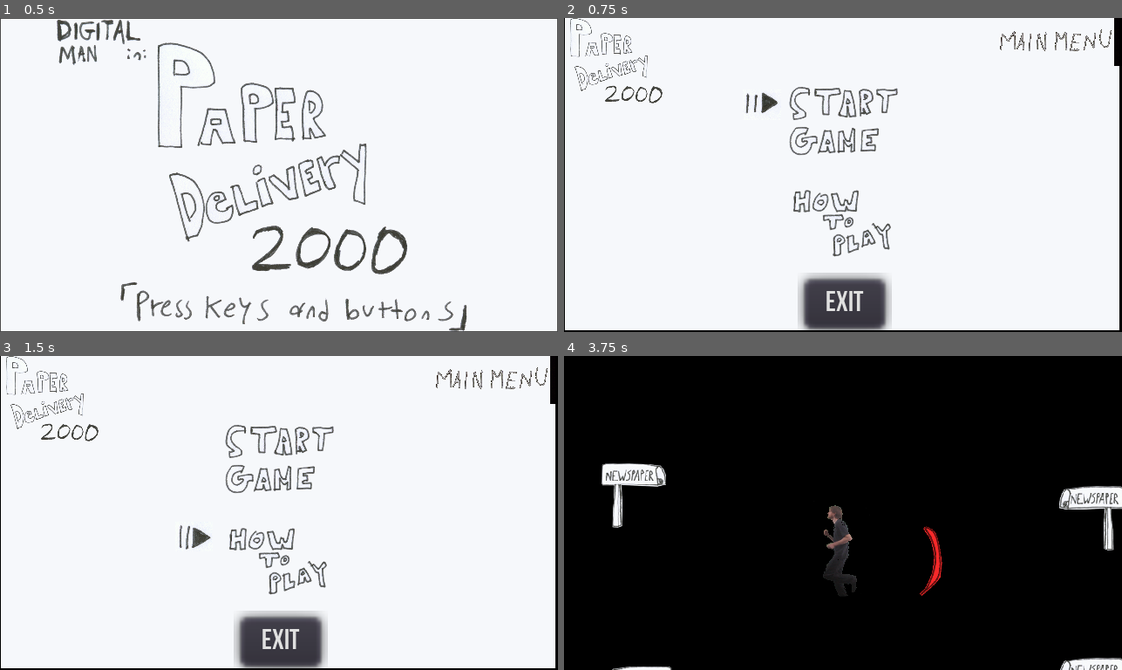
Above: before the commit, frames 1-4 (two rows, left to right).
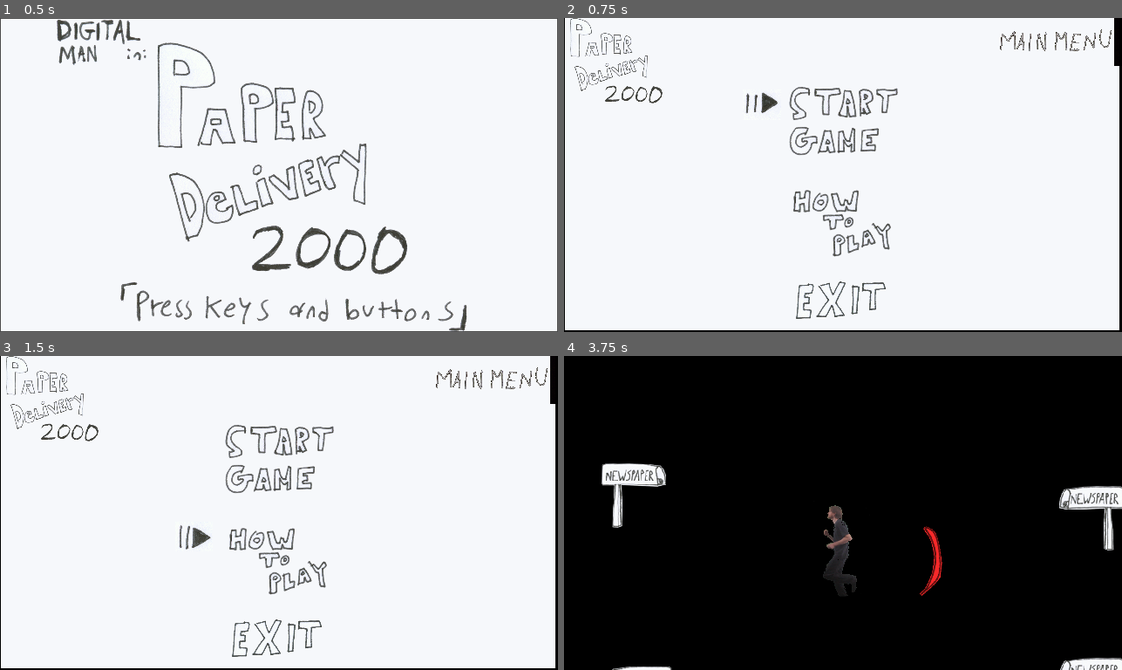
Above: after the commit, the same moments.

Repository: granumignis/PaperDelivery2000
Game: Godot game, scene res://UI/TitleScreen.tscn
Same seed, same stepped clock (60 frames per second), same inputs: the game is played once before the commit and once after it.
Inputs (mouse positions are in pixels of both pictures, inside the frame that each line leads up to):
- Up to frame 1 (0.5 s): no input
- Up to frame 2 (0.75 s): tap Enter (Menu_ChooseOption) at 0.5 s; move the mouse to (965, 159) at 0.52 s; hold Right (ui_right) from 0.53 s (still down)
- Up to frame 3 (1.5 s): tap Space at 1.25 s; move the mouse to (167, 528) at 1.27 s; release Right (ui_right) at 1.28 s; hold Down (ui_down) from 1.28 s (still down)
- Up to frame 4 (3.75 s): tap Enter (Menu_ChooseOption) at 2, 3.5 s; move the mouse to (898, 443) at 2.02 s; release Down (ui_down) at 2.03 s; hold Right (ui_right) 2.03-2.78 s; tap Space at 2.75 s; move the mouse to (815, 575) at 2.77 s; hold Up (ui_up) 2.78-3.53 s; move the mouse to (1010, 560) at 3.52 s; hold Left (ui_left) from 3.53 s (still down)

Frame 1 is identical in both runs. In frame 2, 2.9% of the frame differs, in the area x 41-59%, y 81-100%; in frame 3, 2.9%; in frame 4, nothing differs.

Commit message:
Added hand-drawn 'exit' button to main menu

Diff:
--- a/UI/MainMenu.tscn
+++ b/UI/MainMenu.tscn
@@ -2,7 +2,7 @@
 
 [ext_resource path="res://Art/FontTry/BebasNeue Bold.ttf" type="DynamicFontData" id=1]
 [ext_resource path="res://UI/MainMenu.gd" type="Script" id=2]
-[ext_resource path="res://MainMenu_00.png" type="Texture" id=3]
+[ext_resource path="res://Art/Game-Resolution/MainMenu_01.png" type="Texture" id=3]
 [ext_resource path="res://Art/Game-Resolution/MenuSelecter_StartGame.png" type="Texture" id=4]
 [ext_resource path="res://Art/Game-Resolution/MenuSelecter_HowToPlay.png" type="Texture" id=5]
 
@@ -65,6 +65,7 @@
 }
 
 [node name="ExitButton" type="Button" parent="."]
+visible = false
 margin_left = 69.421
 margin_top = 74.6412
 margin_right = 92.421
Binary file added: Art/Game-Resolution/MainMenu_01.png
Not shown, added: Art/Game-Resolution/MainMenu_01.png.import
Not shown, changed: Art/High-Resolution/MainMenu-Workspace.psd
Not shown, added: Art/High-Resolution/mainmenu-exit.psd
